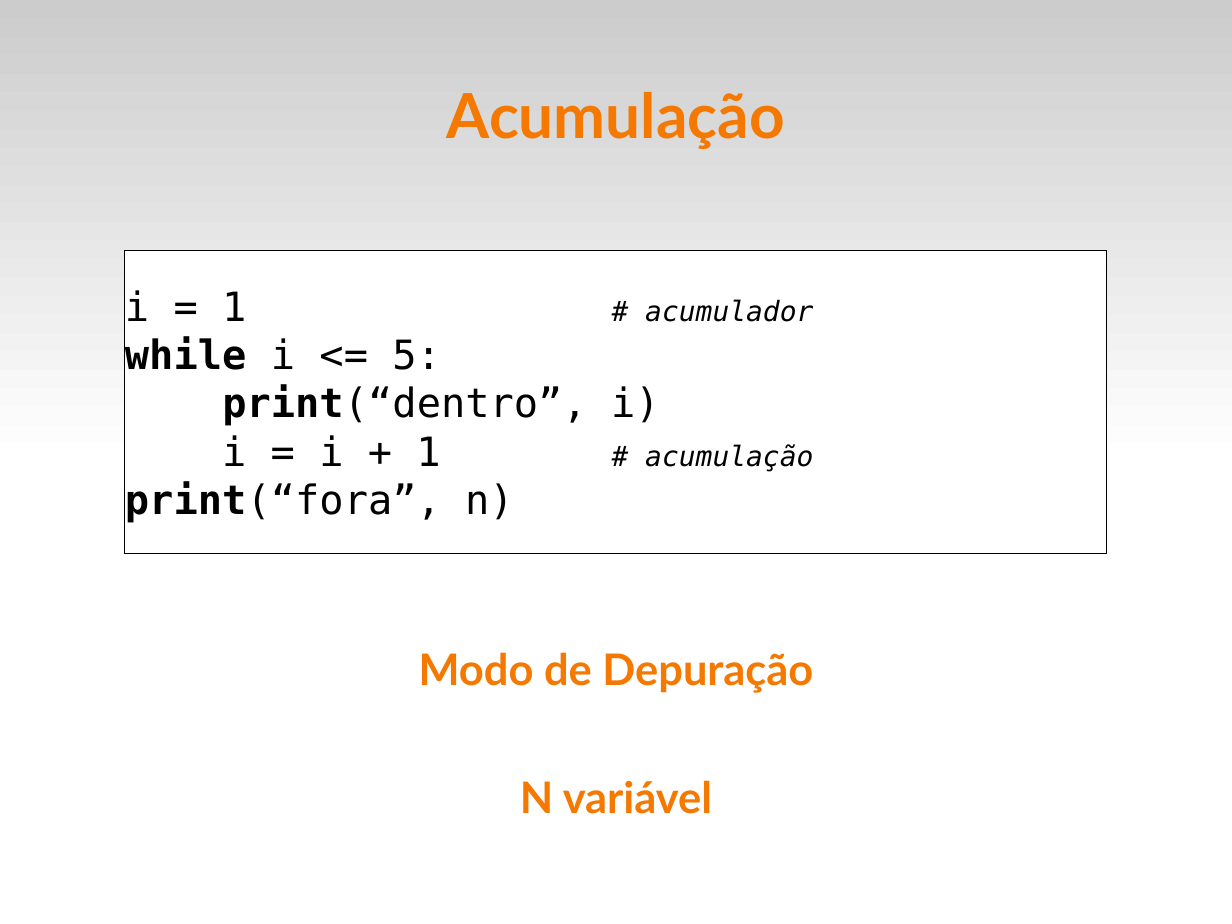
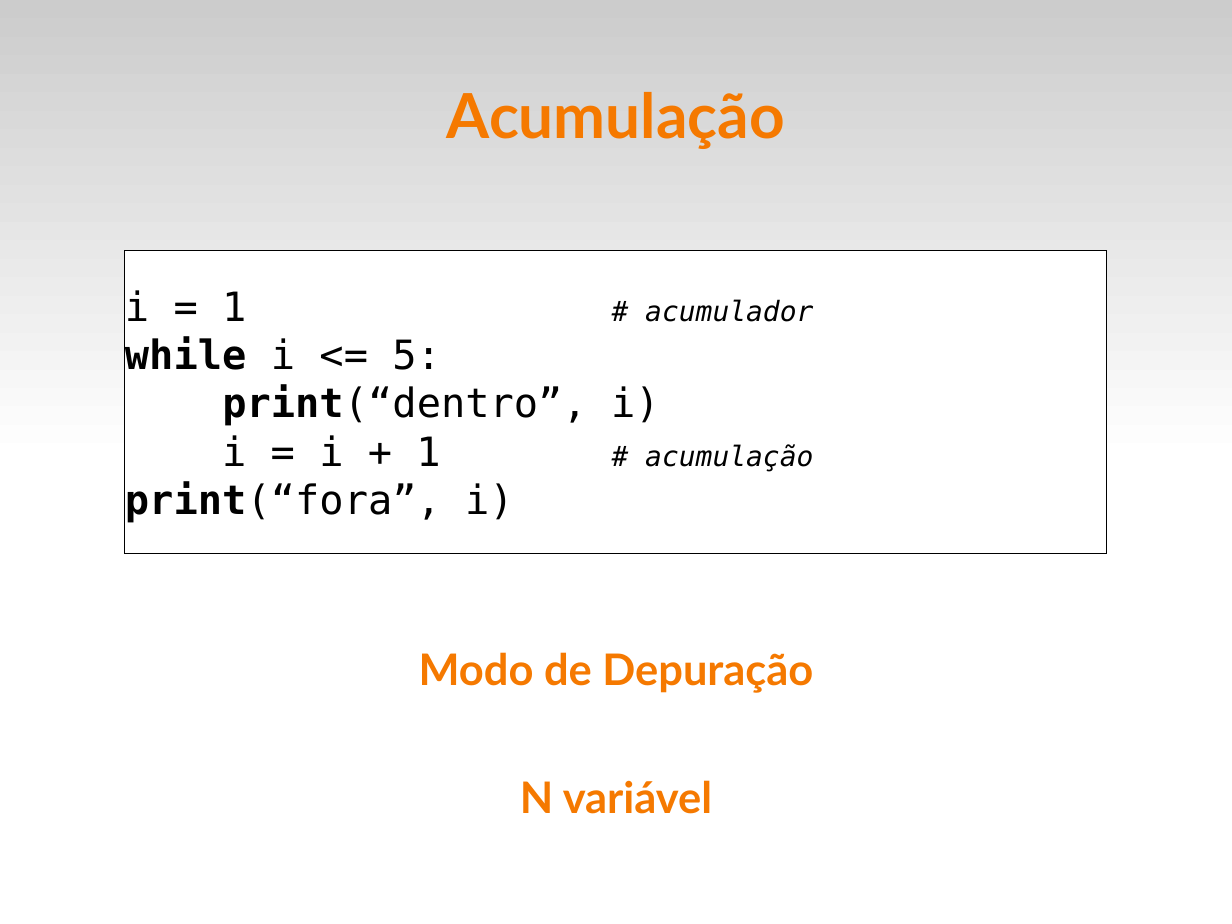
Before and after one commit to fsantanna-uerj/IPD, a slide deck: slide 5 of slides/ipd-05-while.odp. Drawn at 1232x924 pixels with LibreOffice and Linux fonts; fonts in the diff are those of the drawing. Boxes give left, top, right and bottom in pixels: in the first picture for what was removed or moved away, otherwise in the second. Text is boxed around its words. In the diff, an @@ line names an element or a change of style, - is before the commit and + after.

```diff
--- a/slides/ipd-05-while.odp
+++ b/slides/ipd-05-while.odp
@@ text in rectangle at (125,481,514,523): text changed @@
-print(“fora”, n)
+print(“fora”, i)
```
Also in this commit, not shown: 4 other slides changed, 3 other files.
